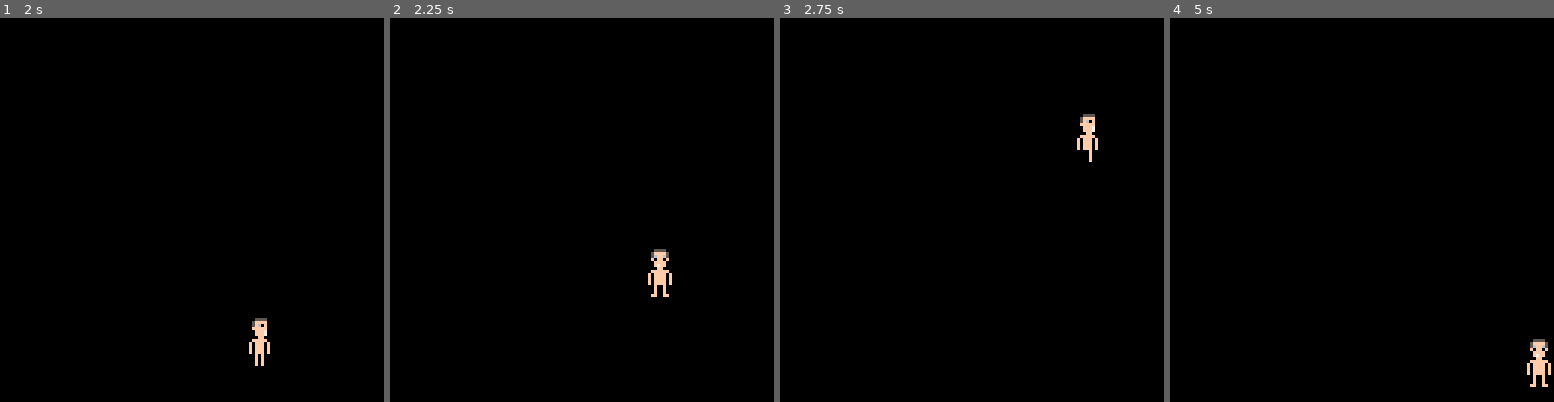
Above: before the commit, frames 1-4 (left to right).
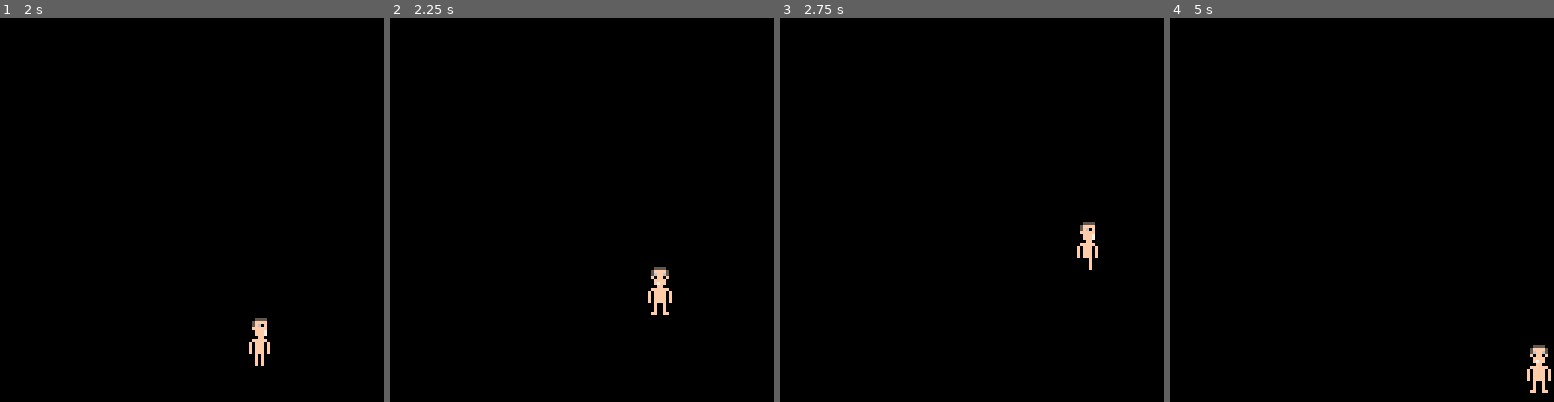
Above: after the commit, the same moments.

Repository: gmcaguilar/pico-8-carts
Game: PICO-8 cartridge mygames/nakedrun.p8
Two runs of this game, one before a commit and one after it. Both use one fixed random seed, a clock stepped at 60 frames per second and the inputs below.
Inputs:
- Up to frame 1 (2 s): hold Right from 1.6 s (still down)
- Up to frame 2 (2.25 s): release Right at 2.1 s; hold Up from 2.15 s (still down)
- Up to frame 3 (2.75 s): release Up at 2.42 s; hold Right from 2.47 s (still down)
- Up to frame 4 (5 s): release Right at 3.03 s; hold Left 3.08-3.58 s; hold Down 3.63-3.97 s; hold Right 4.02-4.68 s; hold Up from 4.73 s (still down)

Frame 1 is identical in both runs. In frame 2, 0.6% of the frame differs, in the area x 67-74%, y 60-78%; in frame 3, 0.7%, in the area x 77-83%, y 25-66%; in frame 4, 0.4%.

Commit message:
fixed sprite animation during jumps.

Diff:
--- a/mygames/nakedrun.p8
+++ b/mygames/nakedrun.p8
@@ -28,7 +28,7 @@
   y = 100,
   on_ground = true,
   speed = 1.5,
-  yspeed = -8,
+  yspeed = -6,
   anim1 = {2,3,4},
   anim2 = {5,6,7},
   anim0 = {8,9,10},
@@ -68,15 +68,14 @@
 end
 
 function jump_guy()
- --sp = guy.anim2[flr(t%#guy.anim2 + 1)]
- sp = 1
+
  guy.y += guy.yspeed
 end
 
 function reset_jump_vars()
  y = 100
  guy.on_ground = true
- guy.yspeed = -8
+ guy.yspeed = -6
 end
 __gfx__
 00000000005555000005555000055550000555500055550000555500005555000555500005555000055550000055550000555500005555000000000000000000
